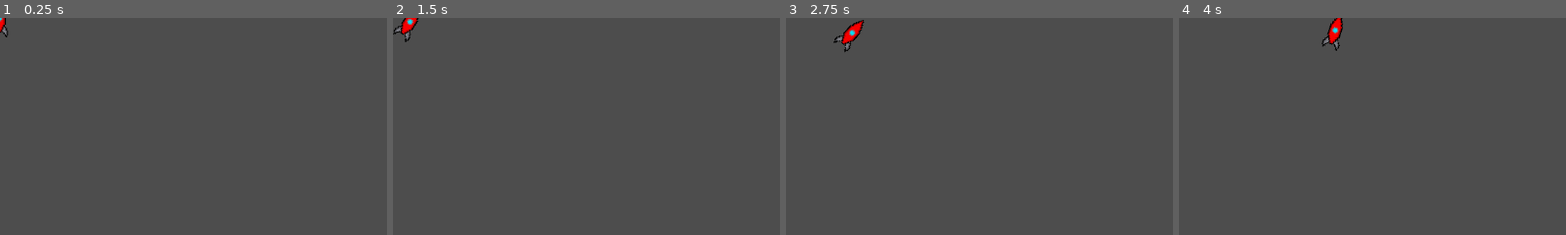
Above: before the commit, frames 1-4 (left to right).
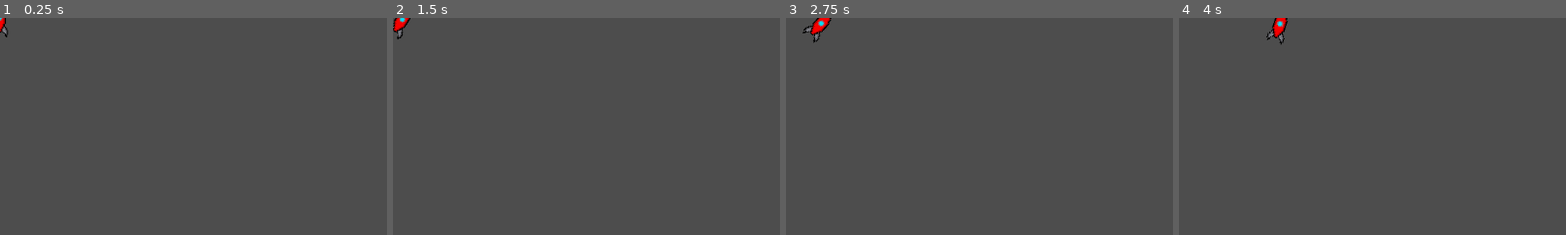
Above: after the commit, the same moments.

Repository: MissionToPsyche-Iridium/iridium_21k_web_game-byu-i
Game: Godot game, scene res://hard_player.tscn
Same seed, same stepped clock (60 frames per second), same inputs: the game is played once before the commit and once after it. This scene is started directly instead of the project's main scene.
Inputs (mouse positions are % of the whole screen's width and height, from its top left):
- Up to frame 1 (0.25 s): no input
- Up to frame 2 (1.5 s): tap Enter at 0.5 s; move the mouse to (72, 45) at 0.52 s; hold Right (ui_right) 0.53-1.28 s; hold W (W) 0.53-1.28 s; click (72, 45) at 0.67 s; move the mouse to (30, 55) at 1.27 s; hold Left (ui_left) from 1.28 s (still down); tap A (A) at 1.35 s
- Up to frame 3 (2.75 s): tap W (W) at 1.55, 2.3 s; move the mouse to (60, 28) at 2.02 s; release Left (ui_left) at 2.03 s; hold Right (ui_right) from 2.03 s (still down); hold D (D) from 2.03 s (still down)
- Up to frame 4 (4 s): move the mouse to (45, 70) at 2.77 s; release Right (ui_right) at 2.78 s; release D (D) at 2.78 s; hold Up (ui_up) 2.78-3.53 s; tap Space (Spacebar) at 2.85 s; click (45, 70) at 2.92 s; tap W (W) at 3.05 s; move the mouse to (80, 65) at 3.52 s; hold Left (ui_left) from 3.53 s (still down); hold W (W) from 3.53 s (still down)
The pictures show only the part of the screen within x 0-50%, y 0-50%; the shares and areas given below are measured in that part.

The runs differ from the first frame. In frame 1, less than 0.1% of the frame differs, in the area x 0-2%, y 0-9%; in frame 2, 0.4%; in frame 3, 0.8%, in the area x 4-21%, y 0-16%; in frame 4, 0.8%.

Commit message:
Slowed lander down more

Diff:
--- a/SpaceShuttle/hard_player.gd
+++ b/SpaceShuttle/hard_player.gd
@@ -5,12 +5,13 @@
 var MaxSpeedYNegative = -1
 var MaxSpeedXPositive = 2
 var MaxSpeedXNegative = -2
-var gravity = .01
-var thrusterPower = .1
+var gravity = .005
+var thrusterPower = .2
 var accelerationLeft = .05
 var accelerationRight = .05
 var win = false
 var canBeHit = true
+var decendingFactor = .5
 
 # Called when the node enters the scene tree for the first time.
 func _ready():
@@ -22,6 +23,10 @@
 func _process(delta: float) -> void:
 	if win == false:
 		ShipVelocity.y += gravity
+		#decendingFactor = 1
+		#if ShipVelocity.y > 0:
+			#decendingFactor = .3
+
 		print(rotation_degrees)
 		if Input.is_action_pressed("A") or Input.is_action_pressed("ui_left"):
 			#turn lander left if its not more than 90% to the left
@@ -40,16 +45,16 @@
 		if Input.is_action_pressed("W") or Input.is_action_pressed("ui_up"):
 				#if rocket is straight up
 				if rotation_degrees == 0:
-					ShipVelocity.y -= thrusterPower
+					ShipVelocity.y -= thrusterPower * decendingFactor
 				#if rocket is right leaning
 				if rotation_degrees > 0:
 					#acelerate it upward proportinal to how upward its facing
-					ShipVelocity.y -= thrusterPower * (.9 - (rotation_degrees*.01))
+					ShipVelocity.y -= thrusterPower * (.9 - (rotation_degrees*.01)) * decendingFactor
 					#acelerate it to the right proportinal to how right its facing
-					ShipVelocity.x += thrusterPower * (rotation_degrees*.01)
+					ShipVelocity.x += thrusterPower * (rotation_degrees*.01) * .3
 				if rotation_degrees < 0:
-					ShipVelocity.y -= thrusterPower * (.9 - (rotation_degrees*.01))
-					ShipVelocity.x += thrusterPower * (rotation_degrees*.01)
+					ShipVelocity.y -= thrusterPower * (.9 - (rotation_degrees*.01)) * decendingFactor
+					ShipVelocity.x += thrusterPower * (rotation_degrees*.01) * .3
 		if ShipVelocity.y > MaxSpeedYPositive:
 			ShipVelocity.y = MaxSpeedYPositive
 		if ShipVelocity.y < MaxSpeedYNegative:
@@ -103,7 +108,7 @@
 		canBeHit = false
 		if rotation_degrees > 60 or rotation_degrees < -60:
 			destroy_rocket("landedSideways")
-		elif ShipVelocity.y > 1.3:
+		elif ShipVelocity.y > 1.49:
 			destroy_rocket("hardHit")
 		else:
 			rotation_degrees = 0
Not shown: 1 places in SpaceShuttle/start.tscn that only renumber resources
